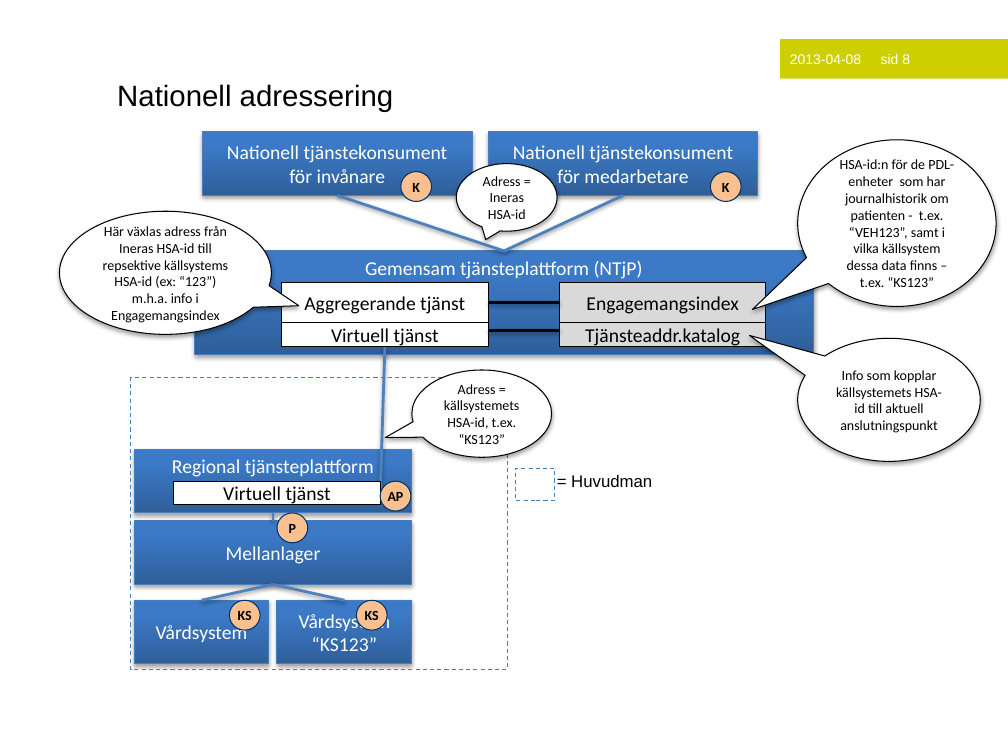
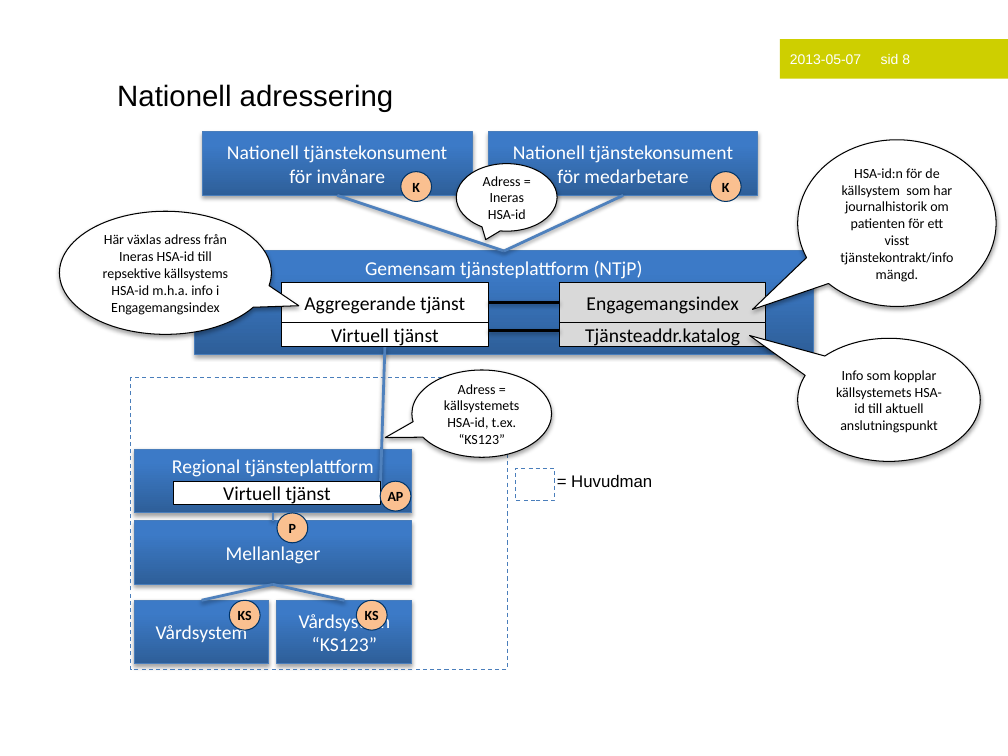
Before and after one commit to admstar/rivta, a slide deck: slide 8 of ServiceInteractions/riv/clinicalprocess/healthcond/description/trunk/docs/TD_clinicalprocess_healthcond_description.pptx. Drawn at 1008x756 pixels with LibreOffice and Linux fonts; fonts in the diff are those of the drawing; background and template pictures are left out. Boxes give left, top, right and bottom in pixels: in the first picture for what was removed or moved away, otherwise in the second. Text is boxed around its words. In the diff, an @@ line names an element or a change of style, - is before the commit and + after.

```diff
--- a/ServiceInteractions/riv/clinicalprocess/healthcond/description/trunk/docs/TD_clinicalprocess_healthcond_description.pptx
+++ b/ServiceInteractions/riv/clinicalprocess/healthcond/description/trunk/docs/TD_clinicalprocess_healthcond_description.pptx
@@ text in rectangle at box(790, 54, 910, 64): text changed @@
-2013-04-08 sid 8
+2013-05-07 sid 8
@@ text in speech bubble at box(840, 168, 953, 265): text changed @@
-HSA-id:n för de PDL-enheter som har journalhistorik om patienten - t.ex. “VEH123”, samt i vilka källsystem dessa data finns – t.ex. “KS123”
+HSA-id:n för de källsystem som har journalhistorik om patienten för ett visst tjänstekontrakt/infomängd.
@@ text in speech bubble at box(103, 234, 228, 315): text changed @@
-Här växlas adress från Ineras HSA-id till repsektive källsystems HSA-id (ex: “123”) m.h.a. info i Engagemangsindex
+Här växlas adress från Ineras HSA-id till repsektive källsystems HSA-id m.h.a. info i Engagemangsindex
```
Also in this commit, not shown: 2 other slides changed, 1 other file.
